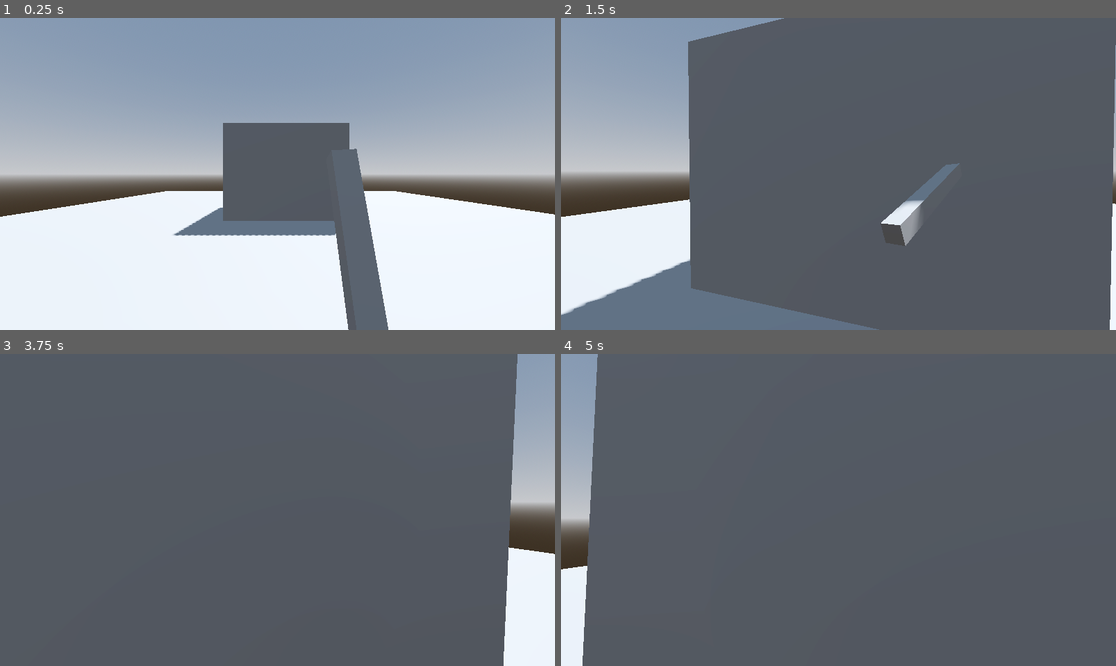
Above: before the commit, frames 1-4 (two rows, left to right).
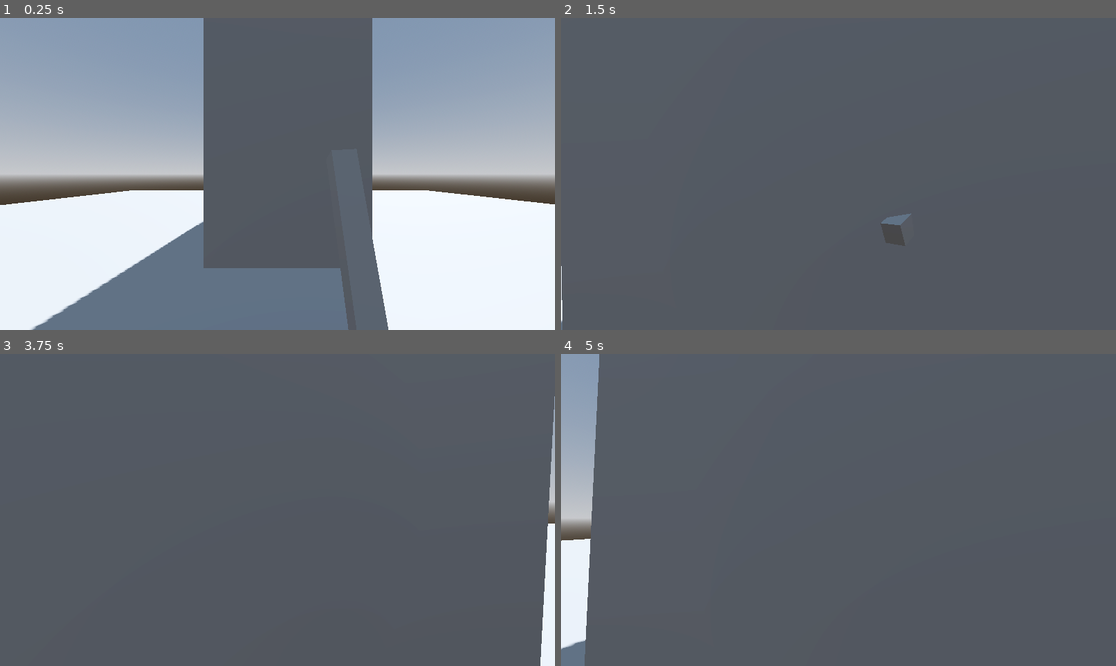
Above: after the commit, the same moments.

Repository: pobertt/Bigmode-Game-Jam-2025
Game: Godot game, scene res://Enemy/enemy_test_world.tscn
Same seed, same stepped clock (60 frames per second), same inputs: the game is played once before the commit and once after it. This scene is started directly instead of the project's main scene.
Inputs (mouse positions are in pixels of both pictures, inside the frame that each line leads up to):
- Up to frame 1 (0.25 s): no input
- Up to frame 2 (1.5 s): tap Enter (ui_accept) at 0.5, 0.77 s; move the mouse to (866, 174) at 0.52 s; hold W (forward) from 0.53 s (still down); click (866, 174) at 0.6 s; move the mouse to (810, 174) at 1.27 s; click (810, 174) at 1.35 s
- Up to frame 3 (3.75 s): keep holding W (forward); tap Enter (ui_accept) at 1.52, 2.75, 3.02, 3.5 s; move the mouse to (288, 503) at 2.02 s; click (288, 503) at 2.1 s; move the mouse to (271, 516) at 2.77 s; click (271, 516) at 2.85 s; move the mouse to (316, 513) at 3.52 s; click (316, 513) at 3.6 s
- Up to frame 4 (5 s): keep holding W (forward); tap Enter (ui_accept) at 3.77, 4.52 s; move the mouse to (794, 506) at 4.27 s; click (794, 506) at 4.35 s

The runs differ from the first frame. In frame 1, 28% of the frame differs, in the area x 0-100%, y 0-100%; in frame 2, 27%; in frame 3, 6.9%; in frame 4, 1.1%.

Commit message:
attempting to add lose aggro

Diff:
--- a/bigmodegamejam2025/Enemy/enemy.gd
+++ b/bigmodegamejam2025/Enemy/enemy.gd
@@ -4,12 +4,17 @@
 @onready var navref = $NavigationAgent3D
 @onready var VisionRef = $VisionArea
 @onready var RayCast = $VisionRayCast
+@onready var AggroTimer = $AggroTimer
 
-const SPEED = 5.0
+var PlayerRef
+
+const SPEED = 2.0
 const JUMP_VELOCITY = 4.5
 
 func _process(delta: float) -> void:
 	pass
+	#if AggroTimer.time_left > 0.0:
+	#	print("TimerActive")
 
 func _physics_process(delta: float) -> void:
 	# Add the gravity.
@@ -49,7 +54,7 @@
 				var playerposition = overlap.global_transform.origin
 				RayCast.look_at(playerposition, Vector3.UP)
 				RayCast.force_raycast_update()
-
+				PlayerRef = overlap
 				#if raycast is colliding
 				if RayCast.is_colliding():
 					#get collider
@@ -58,9 +63,27 @@
 					if collider.name == "Player":
 						RayCast.debug_shape_custom_color = Color.RED
 						print("I see you")
+						#get looking at rotation so we can split it
+						var toplayerrotation = self.transform.looking_at(playerposition, Vector3.UP).basis.x
+						#set enemy rotation to look at player (only rotate on y)
+						rotation.y = toplayerrotation.z
 						#call target_position method on see player
 						target_position(collider.global_transform.origin)
 					#if not colliding with player
 					else:
 						RayCast.debug_shape_custom_color = Color.GREEN
 						print("I don't see you")
+
+
+	if PlayerRef != null:
+		if PlayerRef.name == "Player":
+			if AggroTimer.time_left == 0.0:
+				AggroTimer.start()
+			elif AggroTimer.time_left > 0.0:
+				target_position(PlayerRef.global_transform.origin)
+				print("StillFollowing")
+
+
+func _on_aggro_timer_timeout() -> void:
+	PlayerRef = null
+	print("StopFollowing")
--- a/bigmodegamejam2025/Enemy/enemy.tscn
+++ b/bigmodegamejam2025/Enemy/enemy.tscn
@@ -42,4 +42,9 @@
 target_position = Vector3(0, 0, -100)
 debug_shape_custom_color = Color(1, 1, 0, 1)
 
+[node name="AggroTimer" type="Timer" parent="."]
+wait_time = 4.0
+one_shot = true
+
 [connection signal="timeout" from="VisionTimer" to="." method="_on_vision_timer_timeout"]
+[connection signal="timeout" from="AggroTimer" to="." method="_on_aggro_timer_timeout"]
--- a/bigmodegamejam2025/Enemy/enemy_test_world.tscn
+++ b/bigmodegamejam2025/Enemy/enemy_test_world.tscn
@@ -41,10 +41,10 @@
 transform = Transform3D(1, 0, 0, 0, 1, 0, 0, 0, 1, 0, 1.54394, -8.27855)
 
 [node name="Player" parent="." instance=ExtResource("2_0kvcc")]
-transform = Transform3D(1, 0, 0, 0, 1, 0, 0, 0, 1, -0.275553, -0.119367, 7.92266)
+transform = Transform3D(1, 0, 0, 0, 1, 0, 0, 0, 1, -0.275553, -0.119367, 19.6152)
 
 [node name="NavigationRegion3D" type="NavigationRegion3D" parent="."]
-transform = Transform3D(1, 0, 0, 0, 1, 0, 0, 0, 1, 0, 1.12502, -8.27855)
+transform = Transform3D(2.295, 0, 0, 0, 2.295, 0, 0, 0, 2.295, 0, 1.12502, -8.27855)
 navigation_mesh = SubResource("NavigationMesh_6qs6d")
 
 [node name="Floor" type="MeshInstance3D" parent="NavigationRegion3D"]
@@ -57,7 +57,7 @@
 [node name="CollisionShape3D" type="CollisionShape3D" parent="NavigationRegion3D/Floor/StaticBody3D"]
 shape = SubResource("ConcavePolygonShape3D_xamex")
 
-[node name="CSGBox3D" type="CSGBox3D" parent="NavigationRegion3D"]
-transform = Transform3D(1, 0, 0, 0, 1, 0, 0, 0, 1, 0, 0, 7.74487)
+[node name="CSGBox3D" type="CSGBox3D" parent="."]
+transform = Transform3D(2.295, 0, 0, 0, 2.295, 0, 0, 0, 2.295, 0, 1.12502, 9.49593)
 use_collision = true
-size = Vector3(4, 4, 4)
+size = Vector3(2, 4, 4)
